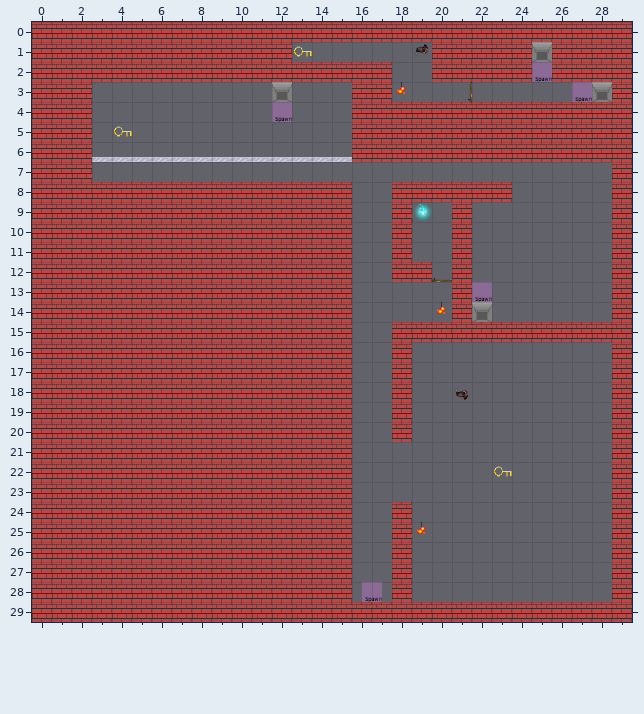
Level history. Tiled map: SCollector/SCollector/assets/maps/Debug1.tmx. Above, as it was before the edit.
Cells are 32x32 px. Shown: x 0..29, y 0..29.
The same view after the edit:
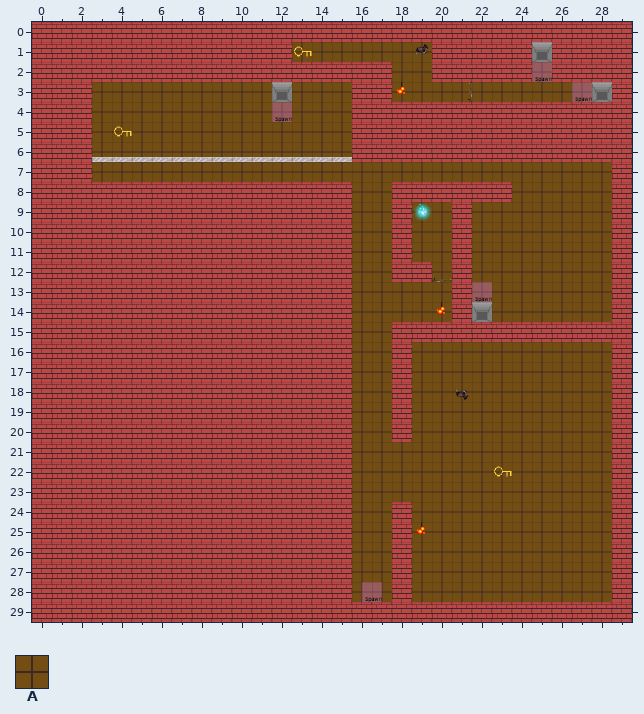
Key: from "Collision": A 2.
_ is an empty cell.
Tiles of an added or newly shown layer are drawn over the layers below it.
Edits made:
Layer "Background" (now shown):
y 1: x 13..19 _______ -> AAAAAAA
y 2: x 18..19 __ -> AA; x 25 _ -> A
y 3: x 3..11 _________ -> AAAAAAAAA; x 13..15 ___ -> AAA; x 18..27 __________ -> AAAAAAAAAA
y 4..6: x 3..15 _____________ -> AAAAAAAAAAAAA
y 7: x 3..28 __________________________ -> AAAAAAAAAAAAAAAAAAAAAAAAAA
y 8: x 16..17 __ -> AA; x 24..28 _____ -> AAAAA
y 9..11: x 16..17 __ -> AA; x 19..20 __ -> AA; x 22..28 _______ -> AAAAAAA
y 12: x 16..17 __ -> AA; x 20 _ -> A; x 22..28 _______ -> AAAAAAA
y 13: x 16..20 _____ -> AAAAA; x 22..28 _______ -> AAAAAAA
y 14: x 16..20 _____ -> AAAAA; x 23..28 ______ -> AAAAAA
y 15: x 16..17 __ -> AA
y 16..20: x 16..17 __ -> AA; x 19..28 __________ -> AAAAAAAAAA
y 21..23: x 16..28 _____________ -> AAAAAAAAAAAAA
y 24..28: x 16..17 __ -> AA; x 19..28 __________ -> AAAAAAAAAA
Pixel boxes of the changes (left, top, right, bottom) in both pictures:
added: (92, 42, 612, 602)
